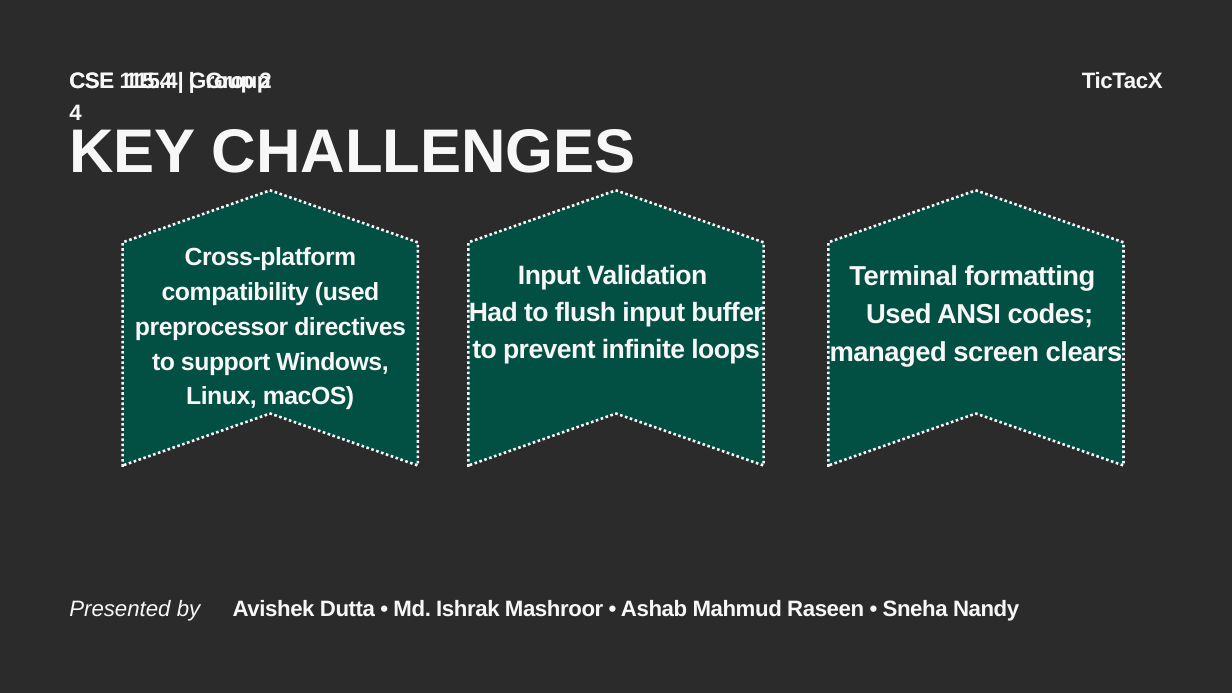
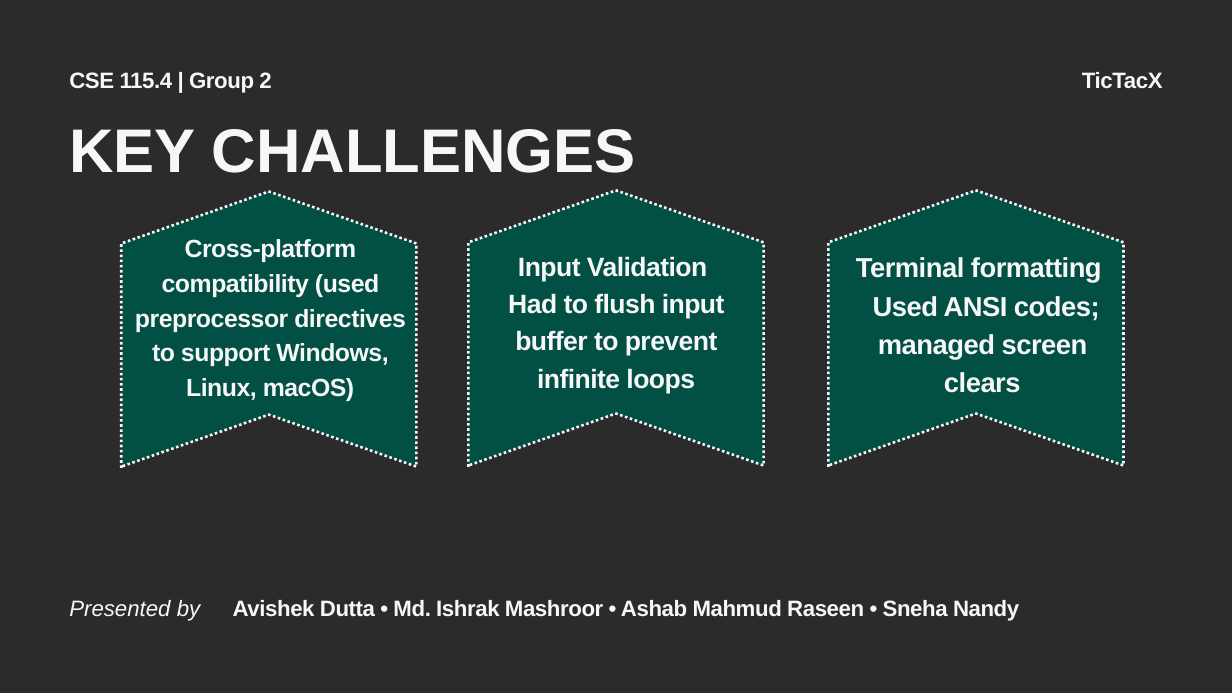
Before and after one commit to tyroruyk/tictacx, a slide deck: slide 12 of others/TicTacX.pptx. Drawn at 1232x693 pixels with LibreOffice and Linux fonts; fonts in the diff are those of the drawing; background and template pictures are left out; a plain dark background stands for a picture behind light text. Boxes give left, top, right and bottom in pixels: in the first picture for what was removed or moved away, otherwise in the second. Text is boxed around its words. In the diff, an @@ line names an element or a change of style, - is before the commit and + after.

Commit message:
update presentation

```diff
--- a/others/TicTacX.pptx
+++ b/others/TicTacX.pptx
@@ text removed at (x1=69, y1=71, x2=254, y2=120) @@
-CSE 115.4 | Group 4
@@ freeform shape at (x1=121, y1=192, x2=416, y2=467): outline redrawn @@
@@ text "Cross-platform compatibility (used preprocessor directives ..." moved from (x1=135, y1=247, x2=406, y2=409) to (x1=135, y1=239, x2=406, y2=401) @@
@@ text "Input Validation" rewrapped from (x1=469, y1=264, x2=763, y2=363) to (x1=508, y1=256, x2=725, y2=393) @@
@@ text "Terminal formatting" rewrapped from (x1=830, y1=265, x2=1123, y2=367) to (x1=856, y1=257, x2=1102, y2=393) @@
```
Also in this commit, not shown: 14 other slides changed.
